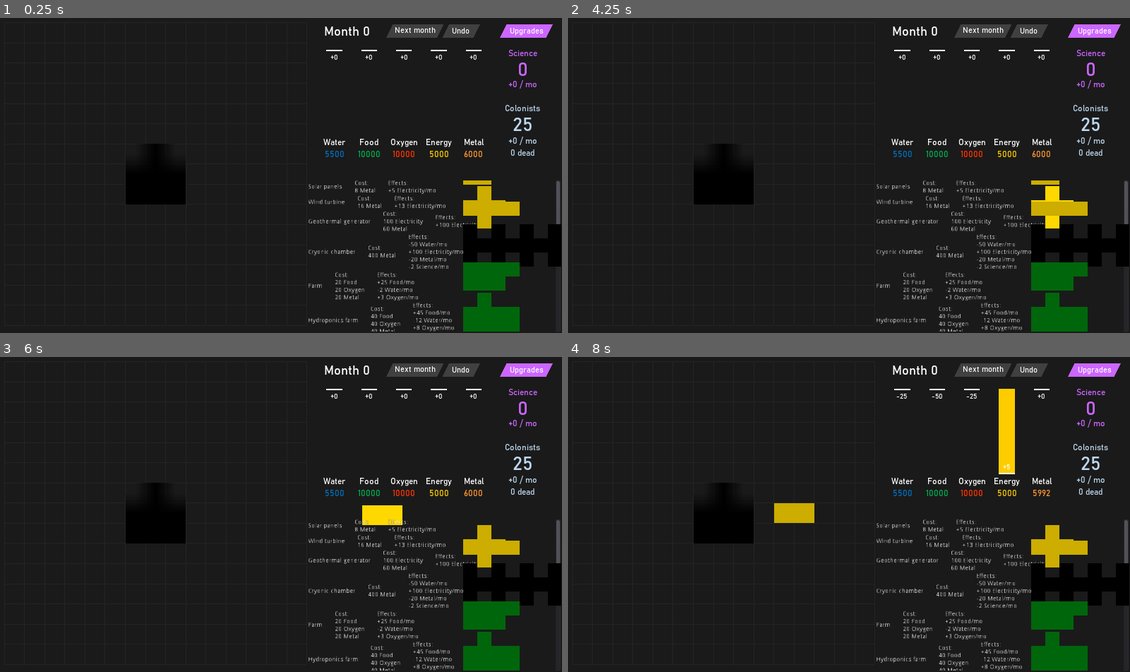
Above: before the commit, frames 1-4 (two rows, left to right).
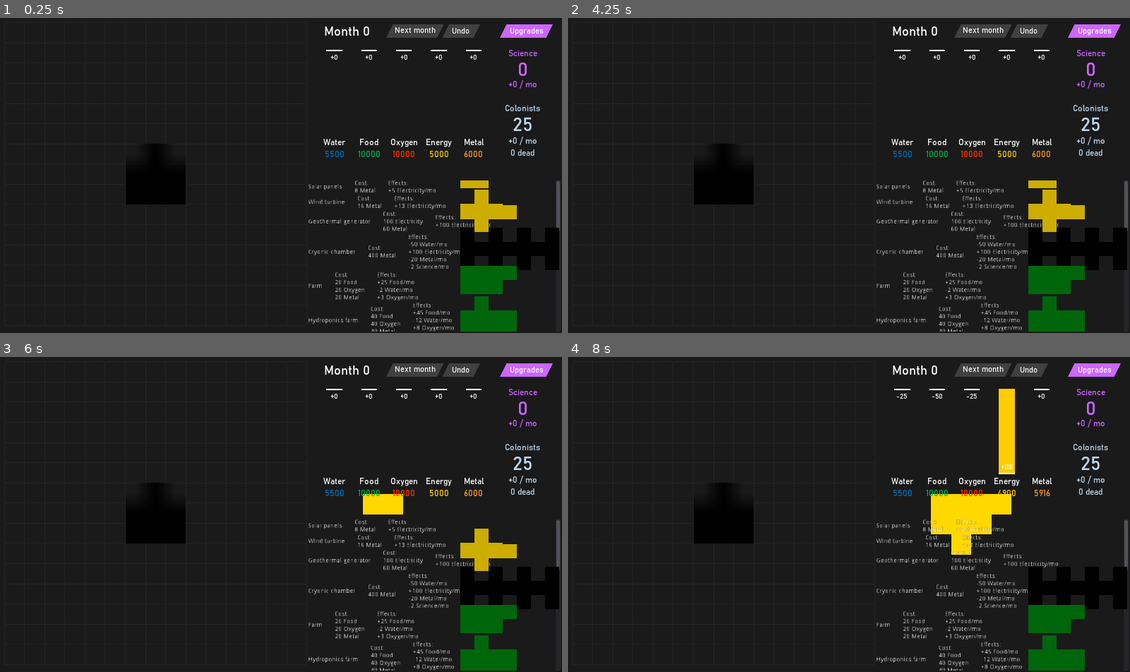
Above: after the commit, the same moments.

Repository: sirknightj/CEV-1
Game: Godot game, scene res://scenes/MainGameScene.tscn
Two runs of this game, one before a commit and one after it. Both use one fixed random seed, a clock stepped at 60 frames per second and the inputs below.
Inputs (mouse positions are in pixels of both pictures, inside the frame that each line leads up to):
- Up to frame 1 (0.25 s): no input
- Up to frame 2 (4.25 s): tap Enter at 0.5, 2, 3.5 s; drag from (725, 153) to (1040, 178) at 0.52 s; tap Space at 1.25, 2.75 s; drag from (702, 175) to (1040, 178) at 1.27 s; move the mouse to (725, 175) at 2.02 s; press the mouse at (725, 175) at 2.03 s; release the mouse at (725, 175) at 2.75 s; drag from (742, 175) to (1051, 178) at 2.77 s; drag from (702, 194) to (1051, 194) at 3.52 s
- Up to frame 3 (6 s): drag from (157, 533) to (483, 533) at 4.27 s; move the mouse to (174, 533) at 5.02 s; press the mouse at (174, 533) at 5.03 s; release the mouse at (174, 533) at 5.75 s; tap Space at 5.75 s; drag from (472, 517) to (174, 514) at 5.77 s
- Up to frame 4 (8 s): drag from (1051, 533) to (702, 533) at 6.52 s; drag from (1040, 546) to (702, 533) at 7.27 s

The runs differ from the first frame. In frame 1, 1.5% of the frame differs, in the area x 81-100%, y 51-100%; in frame 2, 1.6%; in frame 3, 1.9%; in frame 4, 4.2%, in the area x 36-100%, y 34-100%.
Error after the commit: Invalid call. Nonexistent function 'force_update' in base 'Node2D (Building.gd)'. (res://scripts/Sidebar.gd:85)

Commit message:
Fix grabbing building out of sidebar

Diff:
--- a/source/scenes/Sidebar.tscn
+++ b/source/scenes/Sidebar.tscn
@@ -126,6 +126,7 @@
 mouse_filter = 2
 
 [node name="BuildingEntries" type="VBoxContainer" parent="ScrollContainer"]
+mouse_filter = 2
 
 [connection signal="gui_input" from="NextMonth/Label" to="." method="_on_Next_Month_gui_input"]
 [connection signal="gui_input" from="Upgrades/Label" to="." method="_on_Upgrades_gui_input"]
--- a/source/scripts/Building.gd
+++ b/source/scripts/Building.gd
@@ -284,6 +284,8 @@
 	_original_rot = rot
 	_global_pos_next = pos
 	_global_rot_next = rot
+	_main.global_position = pos
+	_main.rotation = rot
 	_ghost.global_position = pos
 	_ghost.rotation = rot
 	_shadow.global_position = pos
@@ -300,12 +302,7 @@
 	else:
 		_mouse_state = MouseState.NONE
 		force_set(_original_pos, _original_rot)
-		_on_building_release()
-
-func force_update():
-	_on_mouse_move()
-	_update_main()
-	force_set(_main.global_position, _main.rotation)
+	_on_building_release()
 
 func _on_building_release():
 	emit_signal("building_released")
@@ -320,7 +317,7 @@
 func _on_building_rotate():
 	rotate_around(get_global_mouse_position(), PI/2)
 
-func _on_mouse_move():
+func _on_building_drag():
 	_global_pos_next += (get_global_mouse_position() - _last_mouse_pos)
 	_last_mouse_pos = get_global_mouse_position()
 
@@ -347,7 +344,7 @@
 
 	if (event is InputEventMouseMotion
 			and _mouse_state == MouseState.DRAGGING):
-		_on_mouse_move()
+		_on_building_drag()
 
 func _on_MainSquare_mouse_entered():
 	_mouse_enters += 1
--- a/source/scripts/Sidebar.gd
+++ b/source/scripts/Sidebar.gd
@@ -9,6 +9,9 @@
 var show_resources : Dictionary = {}
 
 onready var building_scene = preload("res://scenes/Building.tscn")
+
+func _setup_control_element(control : Control):
+	control.mouse_filter = Control.MOUSE_FILTER_IGNORE
 
 # Called when the node enters the scene tree for the first time.
 func _ready():
@@ -25,15 +28,18 @@
 
 		if building_stats.name != 'City center':
 			var entry : HBoxContainer = HBoxContainer.new()
+			_setup_control_element(entry)
 			var building_name_label : Label = Label.new()
 			building_name_label.text = GameStats.buildings_dict[building].name
 			entry.add_child(building_name_label)
 
 			var spacing1 : MarginContainer = MarginContainer.new()
+			_setup_control_element(spacing1)
 			spacing1.add_constant_override("margin_right", 20)
 			entry.add_child(spacing1)
 
 			var building_cost_label : Label = Label.new()
+			_setup_control_element(building_cost_label)
 			var cost_text : String = "Cost:\n"
 			for stat in building_stats.cost:
 				if (building_stats.cost[stat] > 0):
@@ -42,10 +48,12 @@
 			entry.add_child(building_cost_label)
 
 			var spacing2 : MarginContainer = MarginContainer.new()
+			_setup_control_element(spacing2)
 			spacing2.add_constant_override("margin_right", 20)
 			entry.add_child(spacing2)
 
 			var building_effects_label : Label = Label.new()
+			_setup_control_element(building_effects_label)
 			var effects_text : String = "Effects:\n"
 			for stat in building_stats.effects:
 				if (building_stats.effects[stat] > 0):
@@ -65,29 +73,29 @@
 			entry.add_child(_building)
 
 			$ScrollContainer/BuildingEntries.add_child(entry)
-			_building.set_next_pos(_building.snapped(Vector2(1050, 360)))
-			var original_pos = _building.snapped(Vector2(1050, 360))
-			var original_rot = _building.rotation
 			_building.set_physics_process(false)
+			_building.force_set(Vector2(1050, 360), 0.0)
 			_building.connect("building_grabbed", self, "_on_Building_building_grabbed", [_building])
-			_building.connect("building_released", self, "_on_Building_building_released", [_building, original_pos, original_rot, entry])
-
 
 func _on_Building_building_grabbed(building : Building):
-	building.set_physics_process(true)
+	building.connect("building_released", self, "_on_Building_building_released", [building, building._main.global_position, building.get_parent()])
+	var diff = get_global_mouse_position() - building._main.global_position
 	building.get_parent().remove_child(building)
 	get_tree().current_scene.add_child(building)
 	building.force_update()
+	var mouse = get_tree().current_scene.get_global_mouse_position()
+	building.force_set(mouse - diff, 0.0)
+	building.set_physics_process(true)
 
-func _on_Building_building_released(building : Building, original_pos : Vector2, original_rot : float, hbox : HBoxContainer):
+func _on_Building_building_released(building : Building, original_pos : Vector2, hbox : HBoxContainer):
+	building.disconnect("building_released", self, "_on_Building_building_released")
 	if building.purchased:
 		building.disconnect("building_grabbed", self, "_on_Building_building_grabbed")
-		building.disconnect("building_released", self, "_on_Building_building_released")
 	else:
 		building.set_physics_process(false)
 		building.get_parent().remove_child(building)
 		hbox.add_child(building)
-		building.force_set(original_pos, original_rot)
+		building.force_set(original_pos, 0.0)
 
 """
 	Updates the text displaying the turn count
